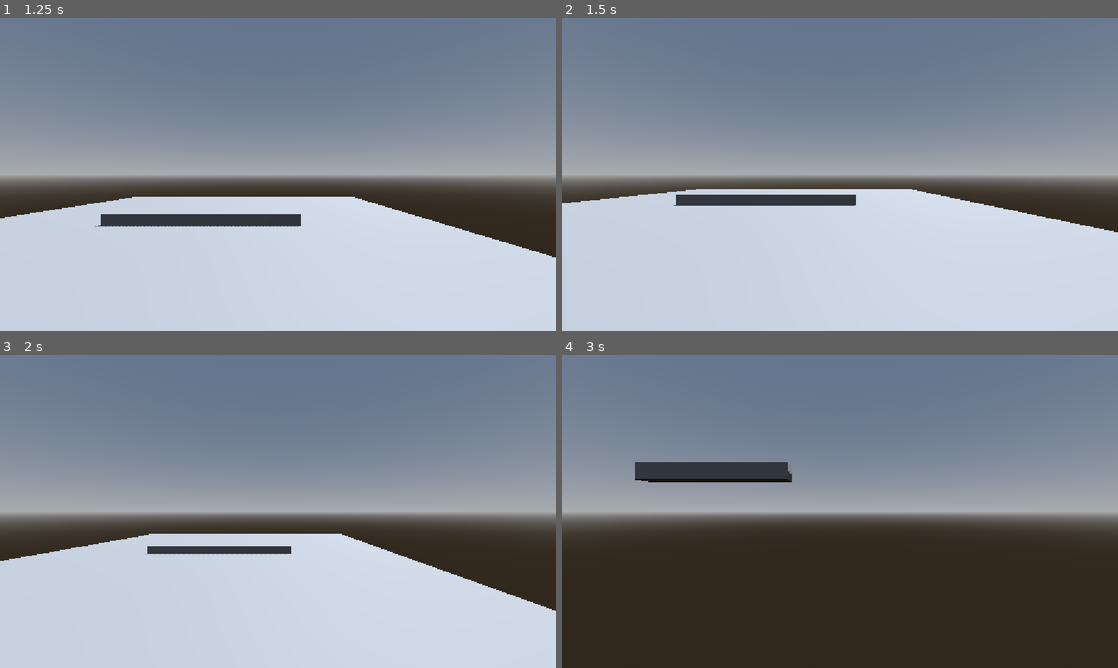
Above: before the commit, frames 1-4 (two rows, left to right).
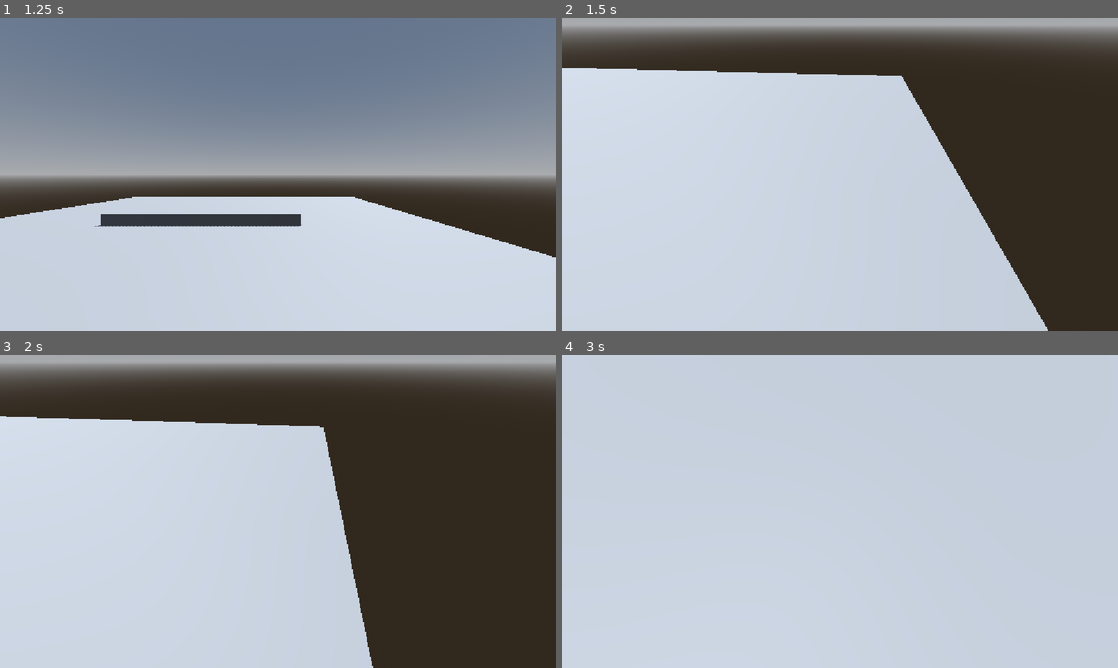
Above: after the commit, the same moments.

Repository: angrypig555/haven-game-2026
Game: Godot game, scene res://scenes/main.tscn
The game is run twice, just before and just after one commit, with the same random seed, the same clock (stepped at 60 frames per second) and the same inputs.
Inputs (mouse positions are in pixels of both pictures, inside the frame that each line leads up to):
- Up to frame 1 (1.25 s): tap Enter (ui_accept) at 0.5, 0.77 s; move the mouse to (400, 158) at 0.52 s; hold D (right_strafe) from 0.53 s (still down); click (400, 158) at 0.67 s
- Up to frame 2 (1.5 s): move the mouse to (728, 190) at 1.27 s; release D (right_strafe) at 1.28 s; hold S (back) from 1.28 s (still down); click (728, 190) at 1.42 s
- Up to frame 3 (2 s): keep holding S (back); tap Enter (ui_accept) at 1.52 s
- Up to frame 4 (3 s): move the mouse to (895, 442) at 2.02 s; release S (back) at 2.03 s; hold D (right_strafe) 2.03-2.78 s; click (895, 442) at 2.17 s; move the mouse to (812, 574) at 2.77 s; hold W (forward) from 2.78 s (still down); click (812, 574) at 2.92 s

Frame 1 is identical in both runs. In frame 2, 63% of the frame differs, in the area x 0-100%, y 0-100%; in frame 3, 68%; in frame 4, 100%.

Commit message:
add fps

Diff:
--- a/haven-2026/scripts/player.gd
+++ b/haven-2026/scripts/player.gd
@@ -1,16 +1,32 @@
 extends CharacterBody3D
+
 
 
 const SPEED = 5.0
 const JUMP_VELOCITY = 4.5
 
+@onready var Neck = $Neck
+
+func _ready() -> void:
+	pass
+
+func _unhandled_input(event: InputEvent) -> void:
+	if event is InputEventMouseButton:
+		Input.mouse_mode = Input.MOUSE_MODE_CAPTURED
+	elif event.is_action("ui_cancel"):
+		Input.mouse_mode = Input.MOUSE_MODE_VISIBLE
+
+	if event is InputEventMouseMotion and Input.mouse_mode == Input.MOUSE_MODE_CAPTURED:
+		rotate_y(-event.relative.x * 0.01)
+		Neck.rotate_x(-event.relative.y * 0.01)
+		Neck.rotation.x = clampf(Neck.rotation.x, deg_to_rad(-90.0), deg_to_rad(90))
 
 func _physics_process(delta: float) -> void:
 	# Add the gravity.
 	if not is_on_floor():
 		velocity += get_gravity() * delta
 
-	# Handle jump.
+	# Handle jump."floor_block_on_wall"
 	if Input.is_action_just_pressed("ui_accept") and is_on_floor():
 		velocity.y = JUMP_VELOCITY
 
